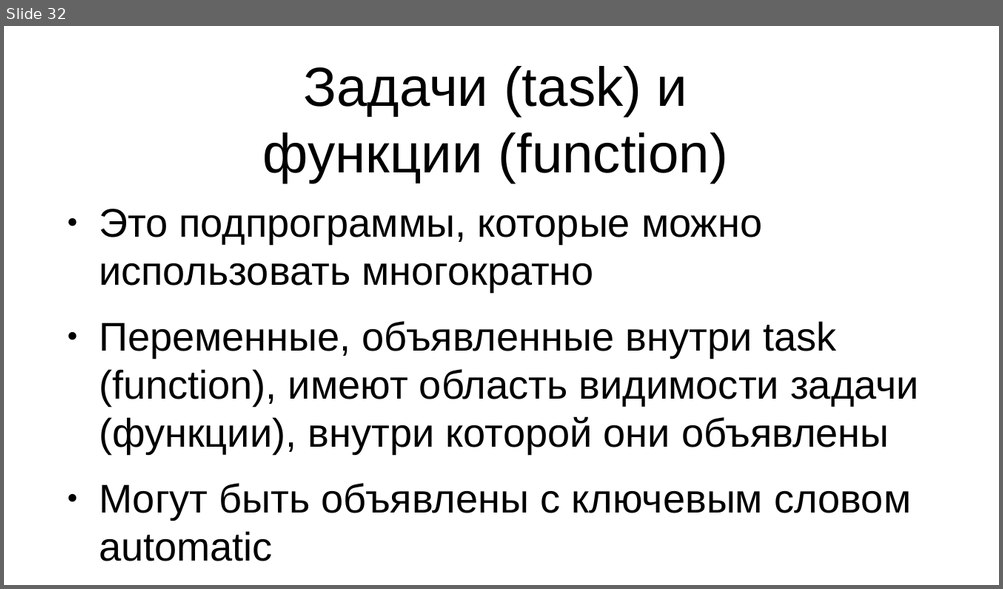
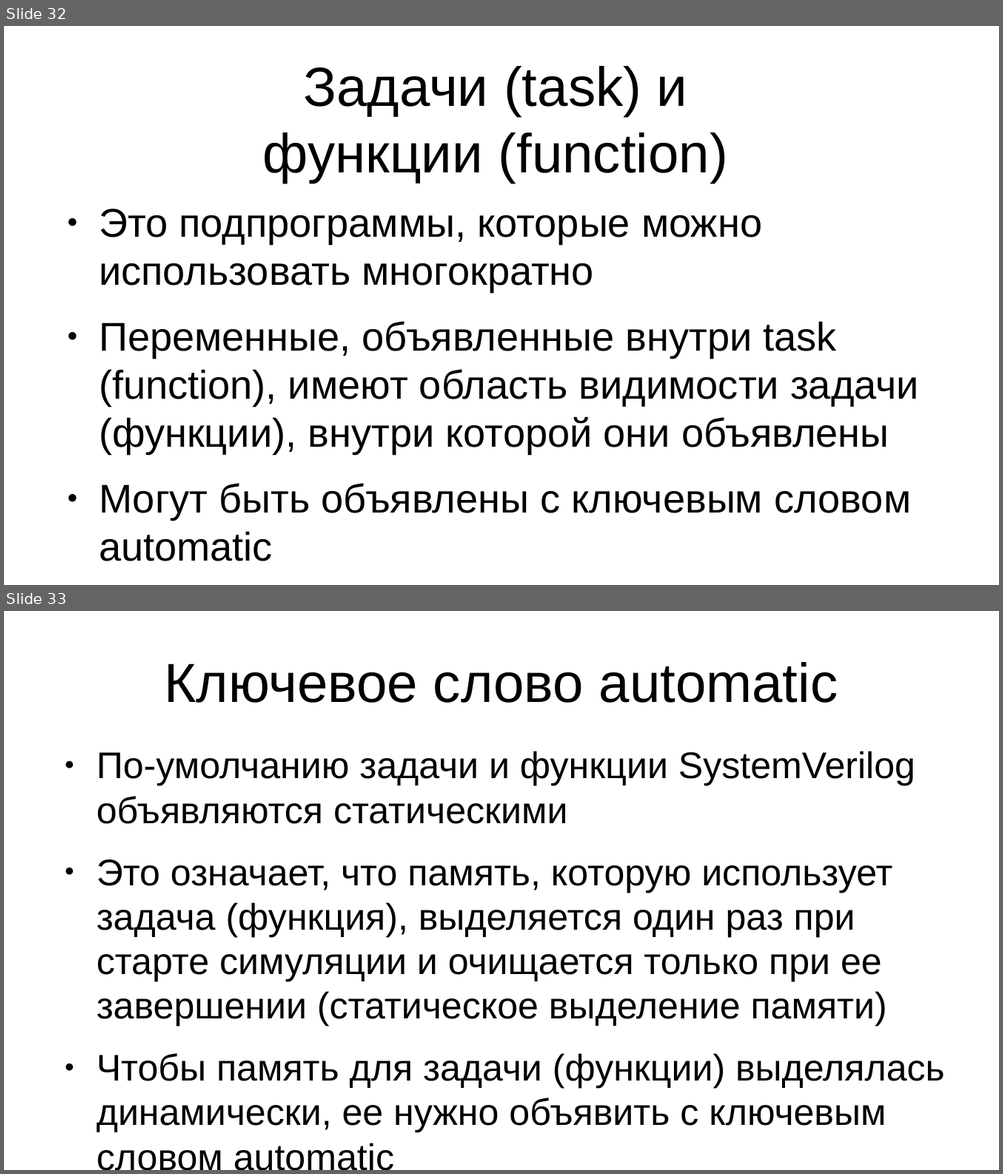
Before and after one commit to romakeii/rg-fpga-course, a slide deck: part-2/presentation.odp. Shown one above the other, each under a label of ours: slide 32 before the commit, slides 32 and 33 after it. The pictures are 1003x589 and 1003x1174 pixels, drawn with LibreOffice and Linux fonts; fonts in the diff are those of the drawing. Boxes give left, top, right and bottom in pixels: in the first picture for what was removed or moved away, otherwise in the second. Text is boxed around its words. In the diff, an @@ line names an element or a change of style, - is before the commit and + after.

Commit message:
Presentation was extended

```diff
--- a/part-2/presentation.odp
+++ b/part-2/presentation.odp
@@ slide 33 added at (x1=4, y1=611, x2=999, y2=1170), background #FFFFFF @@
@@ title added at (x1=164, y1=662, x2=838, y2=703), 44 pt, text #000000 @@
+Ключевое слово automatic
@@ text added at (x1=96, y1=751, x2=945, y2=1133), 29.6 pt, text #000000 @@
+● По-умолчанию задачи и функции SystemVerilog объявляются статическими
+● Это означает, что память, которую использует задача (функция), выделяется один раз при старте симуляции и очищается только при ее завершении (статическое выделение памяти)
+● Чтобы память для задачи (функции) выделялась динамически, ее нужно объявить с ключевым словом automatic
```
